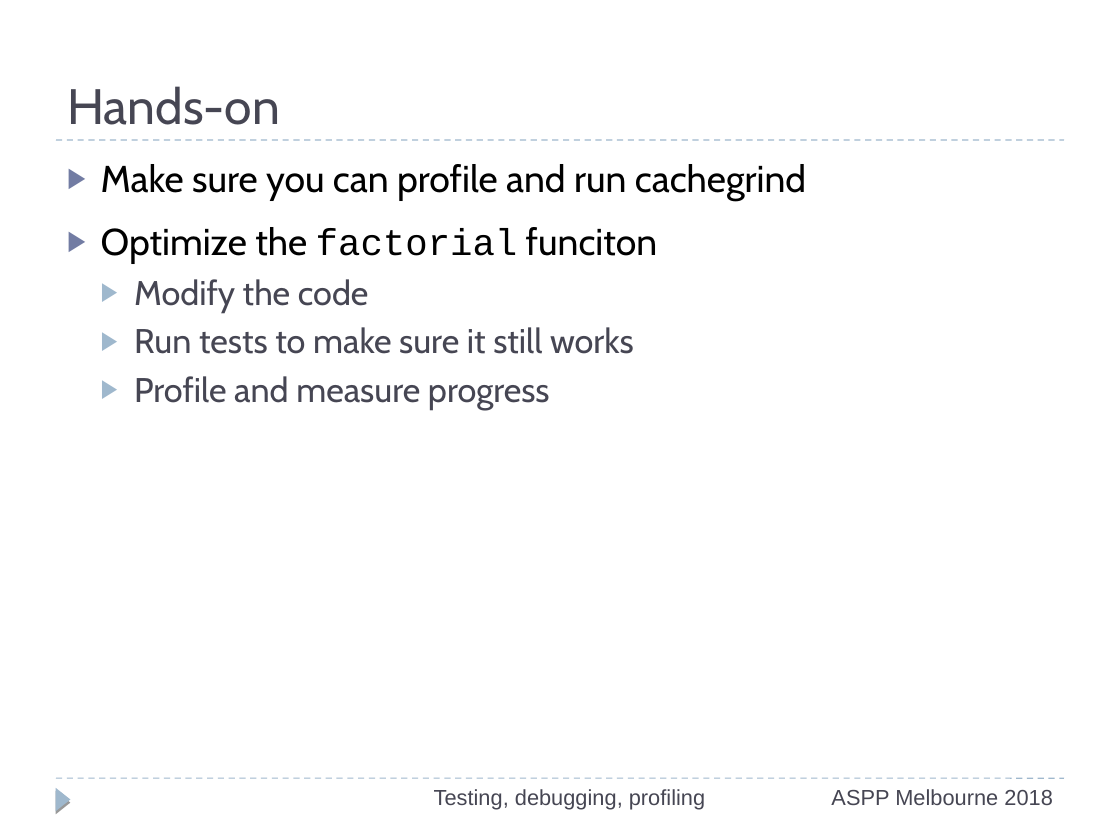
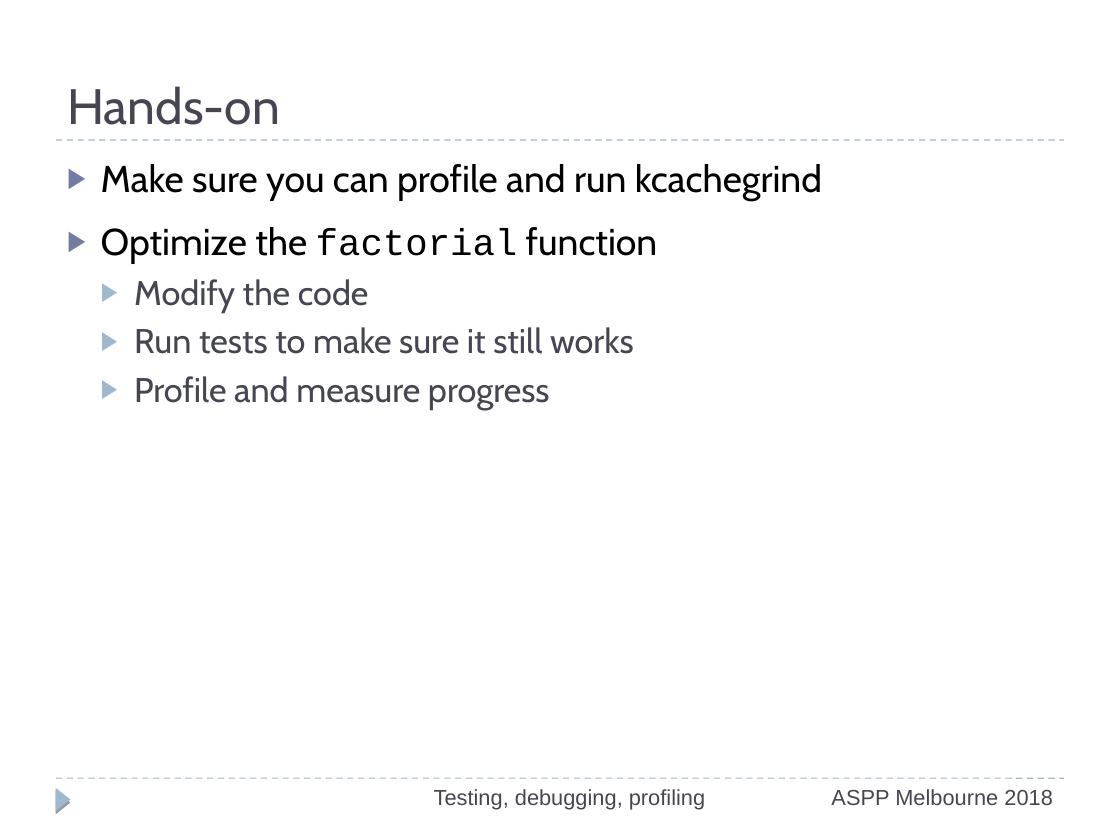
Before and after one commit to ASPP/testing_debugging_profiling, a slide deck: slide 67 of testing-debugging-profiling.odp. Drawn at 1120x840 pixels with LibreOffice and Linux fonts; fonts in the diff are those of the drawing. Boxes give left, top, right and bottom in pixels: in the first picture for what was removed or moved away, otherwise in the second. Text is boxed around its words. In the diff, an @@ line names an element or a change of style, - is before the commit and + after.

```diff
--- a/testing-debugging-profiling.odp
+++ b/testing-debugging-profiling.odp
@@ text at <box>101,164,822,264</box>: text changed @@
-▶ Make sure you can profile and run cachegrind
-▶ Optimize the factorial funciton
+▶ Make sure you can profile and run kcachegrind
+▶ Optimize the factorial function
```
Also in this commit, not shown: 1 other slide changed, 2 other files.
